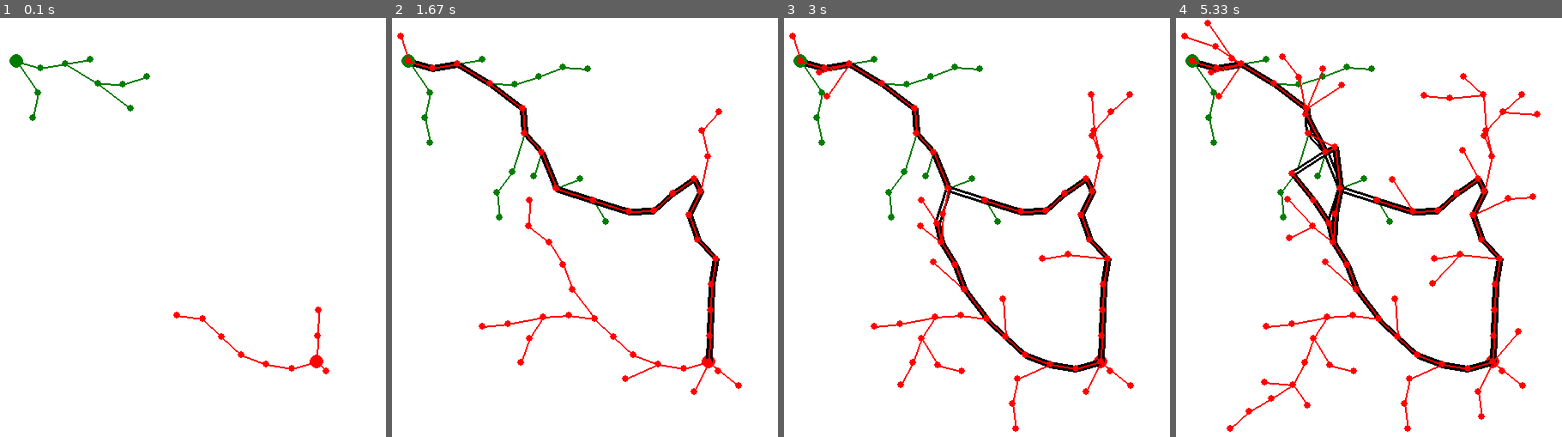
Above: before the commit, frames 1-4 (left to right).
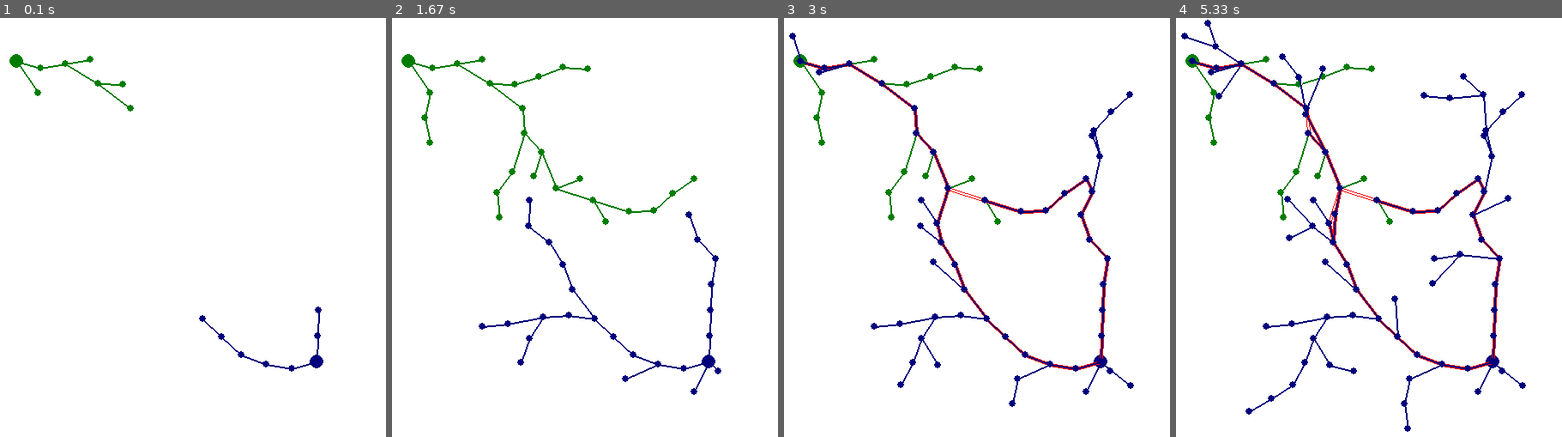
Above: after the commit, the same moments.

Repository: rafaelbarretorb/Path-Planning-Pygame
Game: pygame game, started from RRT_Star_Dual_Tree/main.py
The game is run twice, just before and just after one commit, with the same random seed, the same clock (stepped at 60 frames per second) and the same inputs.
Inputs:
- Up to frame 1 (0.1 s): no input
- Up to frame 2 (1.67 s): no input
- Up to frame 3 (3 s): no input
- Up to frame 4 (5.33 s): no input

The runs differ from the first frame. In frame 1, 0.5% of the frame differs, in the area x 7-86%, y 13-86%; in frame 2, 3.2%; in frame 3, 4.5%; in frame 4, 6.1%, in the area x 1-95%, y 0-99%.

Commit message:
change class name

Diff:
--- a/RRT_Star_Dual_Tree/main.py
+++ b/RRT_Star_Dual_Tree/main.py
@@ -1,10 +1,10 @@
 
 
-from rrt_star_dual_tree import RRT_Star
+from rrt_star_dual_tree import RRTStarDualTree
 import pygame
 from pygame.locals import *
 import sys
-from constants import WHITE, GREEN, RED
+from constants import WHITE
 
 XDIM = 500
 YDIM = 500
@@ -22,7 +22,7 @@
     start_point = [50, 50]
     goal_point = [400, 400]
     goal_tolerance = 20
-    rrt_star = RRT_Star(start_point, goal_point, MAX_NUM_NODES, MIN_NUM_NODES, goal_tolerance, 0, 30, screen)
+    rrt_star = RRTStarDualTree(start_point, goal_point, MAX_NUM_NODES, MIN_NUM_NODES, goal_tolerance, 0, 30, screen)
 
     path = rrt_star.planning()
     pause = True
--- a/RRT_Star_Dual_Tree/rrt_star_dual_tree.py
+++ b/RRT_Star_Dual_Tree/rrt_star_dual_tree.py
@@ -1,18 +1,19 @@
 #!/usr/bin/env python
 
-from constants import GREEN, RED, BLACK
+from constants import GREEN, RED, BLACK, BLUE
 from tree import Tree
 
+import pygame
 
-class RRT_Star:
+
+class RRTStarDualTree:
     """ Class for RRT* Path Planning. """
     def __init__(self, start_point, goal_point,
                  max_num_nodes, min_num_nodes,
                  goal_tolerance, epsilon_min, epsilon_max, screen):
         self.screen = screen
-
-        self.start_point = start_point[:]
-        self.goal_point = goal_point[:]
+        self.start_point = start_point
+        self.goal_point = goal_point
 
         self.max_num_nodes = max_num_nodes
         self.min_num_nodes = min_num_nodes
@@ -25,25 +26,25 @@
                                start_point,
                                node_color=GREEN,
                                connection_color=GREEN,
-                               goal_node_color=RED,
-                               path_color=BLACK,
+                               goal_node_color=BLUE,
+                               path_color=RED,
                                goal_tolerance=20,
                                epsilon_min=epsilon_min,
                                epsilon_max=epsilon_max,
                                max_num_nodes=5000,
-                               screen=screen)
+                               screen=self.screen)
 
         self.goal_tree = Tree('goal',
                               goal_point,
-                              node_color=RED,
-                              connection_color=RED,
+                              node_color=BLUE,
+                              connection_color=BLUE,
                               goal_node_color=GREEN,
-                              path_color=BLACK,
+                              path_color=RED,
                               goal_tolerance=20,
                               epsilon_min=epsilon_min,
                               epsilon_max=epsilon_max,
                               max_num_nodes=5000,
-                              screen=screen)
+                              screen=self.screen)
 
         self.tree = None
 
@@ -52,6 +53,7 @@
     def planning(self):
         """ ."""
         while self.keep_searching():
+            pygame.display.update()
             # Start Tree's turn
             self.run_tree(self.start_tree, self.goal_tree)
 
--- a/RRT_Star_Dual_Tree/tree.py
+++ b/RRT_Star_Dual_Tree/tree.py
@@ -60,6 +60,8 @@
 		# Draw Tree Start Node
 		self.draw_node(start_point, radius=8)
 
+		pygame.display.update()
+
 	def get_nodes_length(self):
 		""" ."""
 		return len(self.nodes)
@@ -289,11 +291,11 @@
 
 	def draw_path(self, point1, point2):
 		""" Draw a path line between two nodes with a larger width."""
-		pygame.draw.line(self.screen, self.path_color, point1, point2, 8)
+		pygame.draw.line(self.screen, self.path_color, point1, point2, 4)
 
 	def erase_path(self, point1, point2):
 		""" Erase the path line between two nodes."""
-		pygame.draw.line(self.screen, WHITE, point1, point2, 8)
+		pygame.draw.line(self.screen, WHITE, point1, point2, 4)
 
 	def draw_node(self, point, radius=4, color=None):
 		""" Draw a circle representing a node."""
